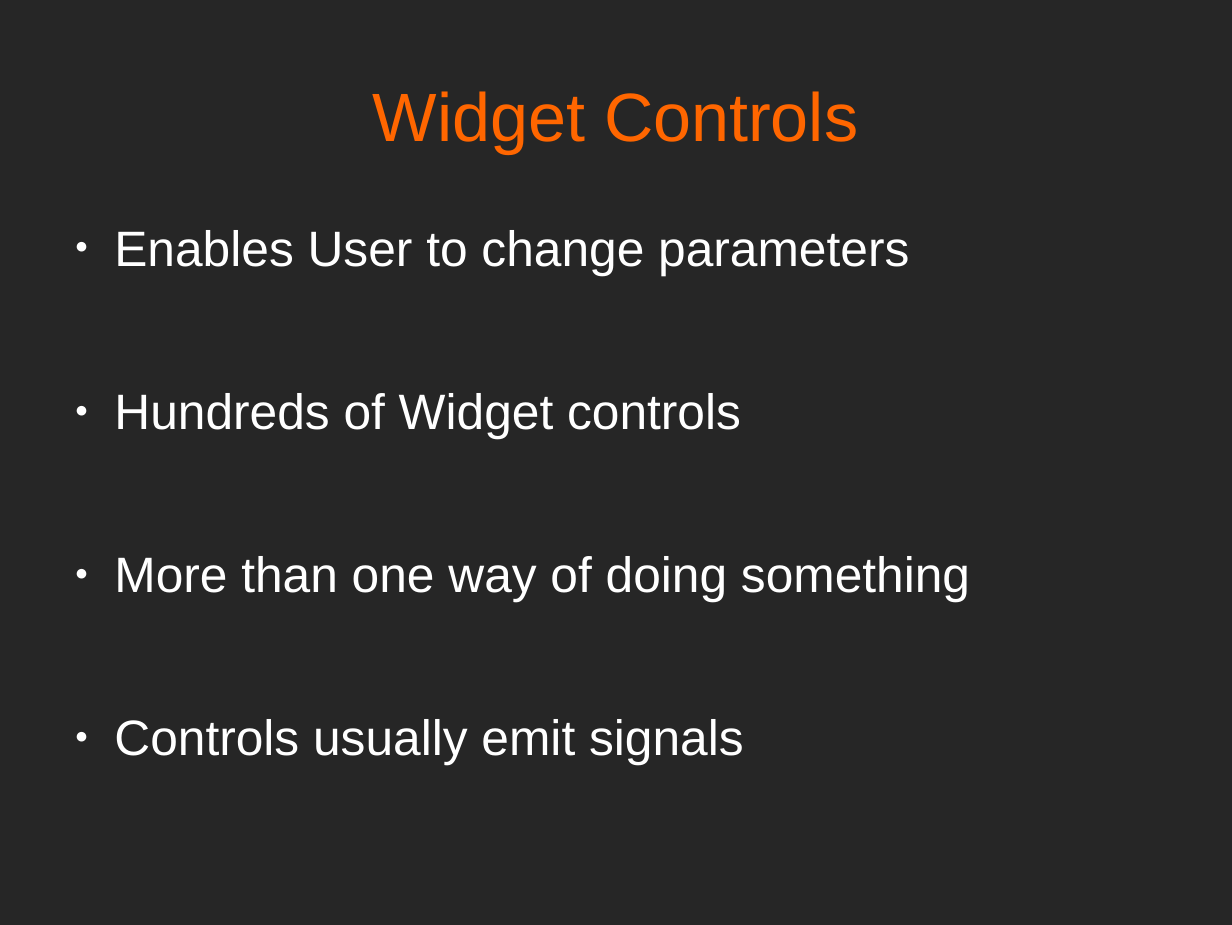
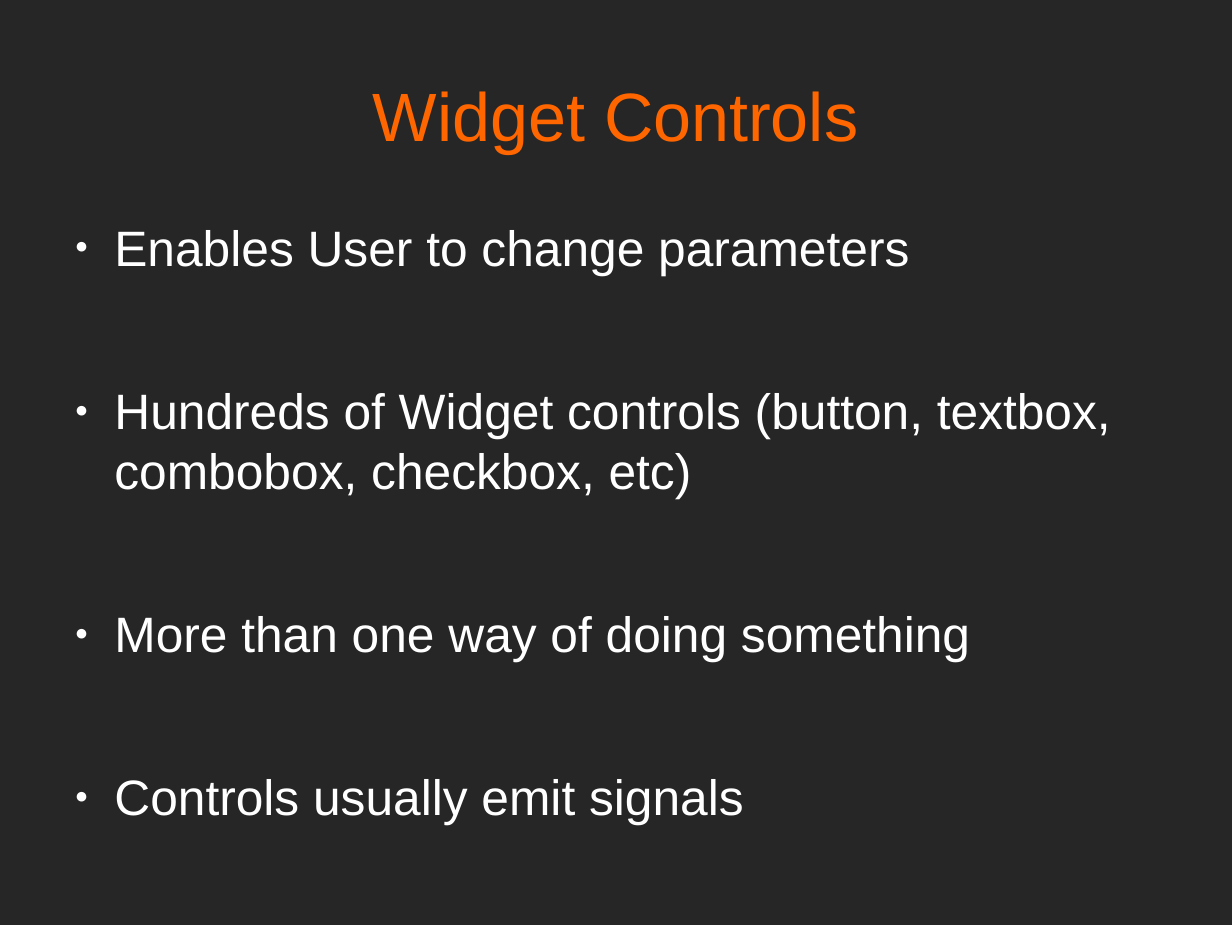
Before and after one commit to mfarhan12/qt-presentation, a slide deck: slide 8 of OPAG QT Presentation.odp. Drawn at 1232x925 pixels with LibreOffice and Linux fonts; fonts in the diff are those of the drawing. Boxes give left, top, right and bottom in pixels: in the first picture for what was removed or moved away, otherwise in the second. Text is boxed around its words. In the diff, an @@ line names an element or a change of style, - is before the commit and + after.

```diff
--- a/OPAG QT Presentation.odp
+++ b/OPAG QT Presentation.odp
@@ text at (114, 393, 1111, 498): text changed @@
-● Hundreds of Widget controls
+● Hundreds of Widget controls (button, textbox, combobox, checkbox, etc)
```
Also in this commit, not shown: 13 other slides changed, 1 other file.
